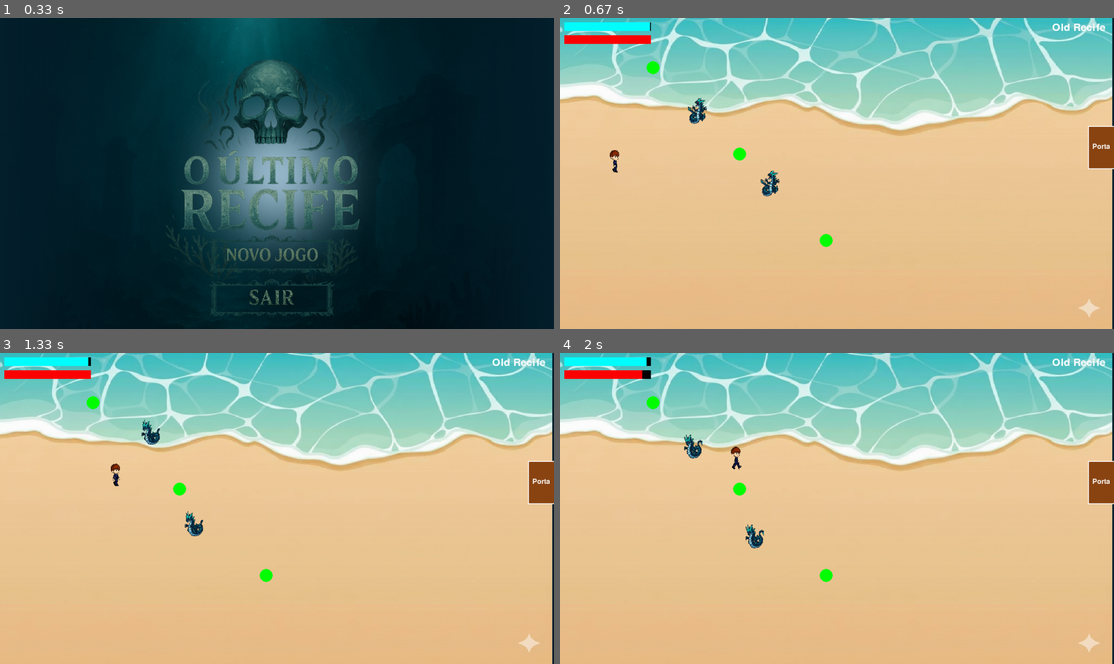
Above: before the commit, frames 1-4 (two rows, left to right).
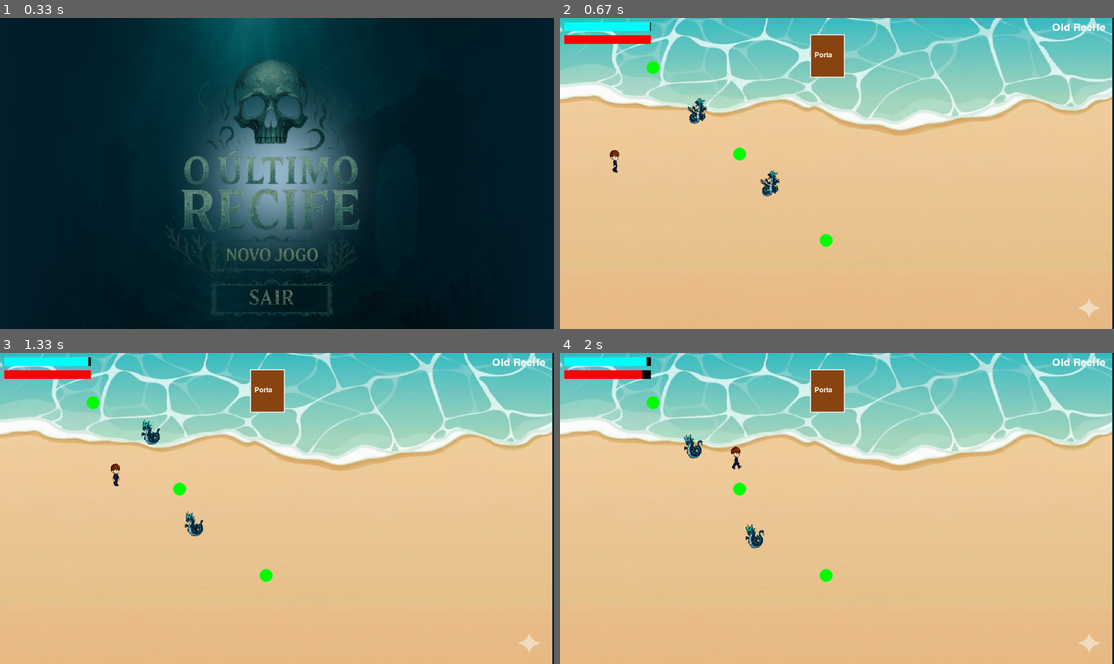
Above: after the commit, the same moments.

Repository: josecjunior7/The_Last_Recife
Game: pygame game, started from main.py
Two runs of this game, one before a commit and one after it. Both use one fixed random seed, a clock stepped at 60 frames per second and the inputs below.
Inputs (mouse positions are in pixels of both pictures, inside the frame that each line leads up to):
- Up to frame 1 (0.33 s): no input
- Up to frame 2 (0.67 s): click (831, 251) at 0.38 s
- Up to frame 3 (1.33 s): hold Right 0.67-1.13 s; move the mouse to (254, 520) at 0.7 s; hold Up from 1.17 s (still down)
- Up to frame 4 (2 s): release Up at 1.47 s; hold Right 1.5-1.97 s

Frame 1 is identical in both runs. In frame 2, 1.5% of the frame differs, in the area x 45-100%, y 5-49%; in frame 3, 1.5%; in frame 4, 1.5%.

Commit message:
mudança no primeiro mapa
Co-Authored-By: José C. Júnior <203379644+josecjunior7@users.noreply.github.com>
Co-Authored-By: mariafreitas-hub <241164438+mariafreitas-hub@users.noreply.github.com>
Co-Authored-By: thalitafonsecas <241154213+thalitafonsecas@users.noreply.github.com>

Diff:
--- a/src/scenes/maps.py
+++ b/src/scenes/maps.py
@@ -12,13 +12,13 @@
                 "player_start": (100, 300),
                 "portas": [
                     {
-                        "rect": pygame.Rect(1220, 250, 80, 100),
+                        "rect": pygame.Rect(578, 38, 80, 100),
                         "destination": "mapa2",
                         "color": MARROM,
                         "ativa": True
                     },
                     {
-                        "rect": pygame.Rect(600, 150, 80, 100),
+                        "rect": pygame.Rect(100, 38, 80, 100),
                         "destination": "mapa3",
                         "color": CIANO,
                         "ativa": False
